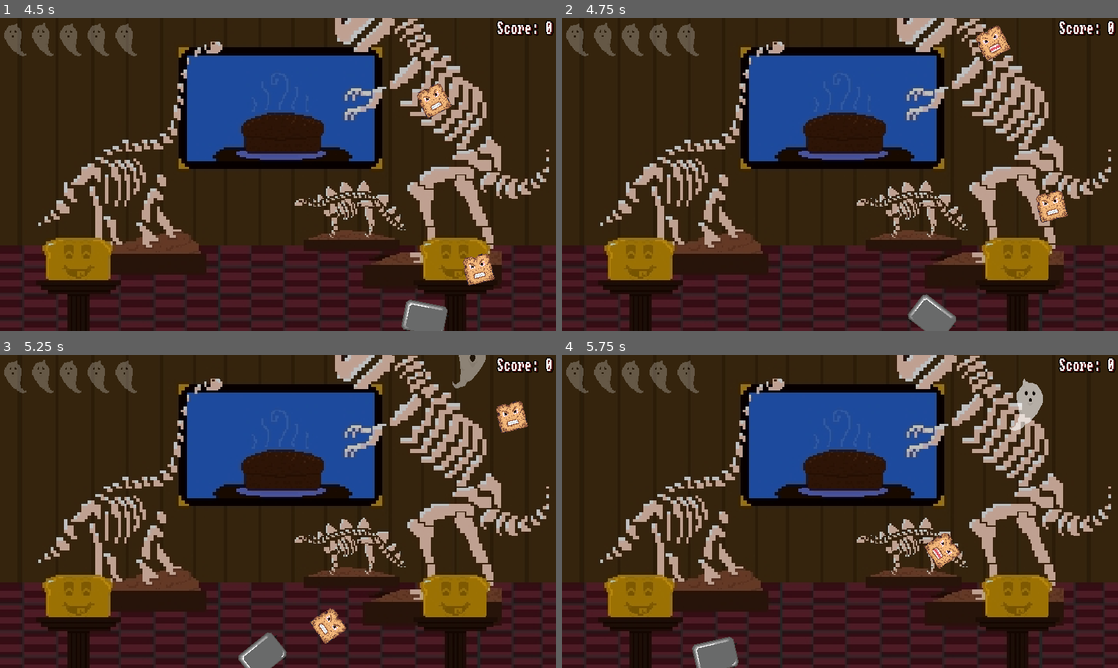
Above: before the commit, frames 1-4 (two rows, left to right).
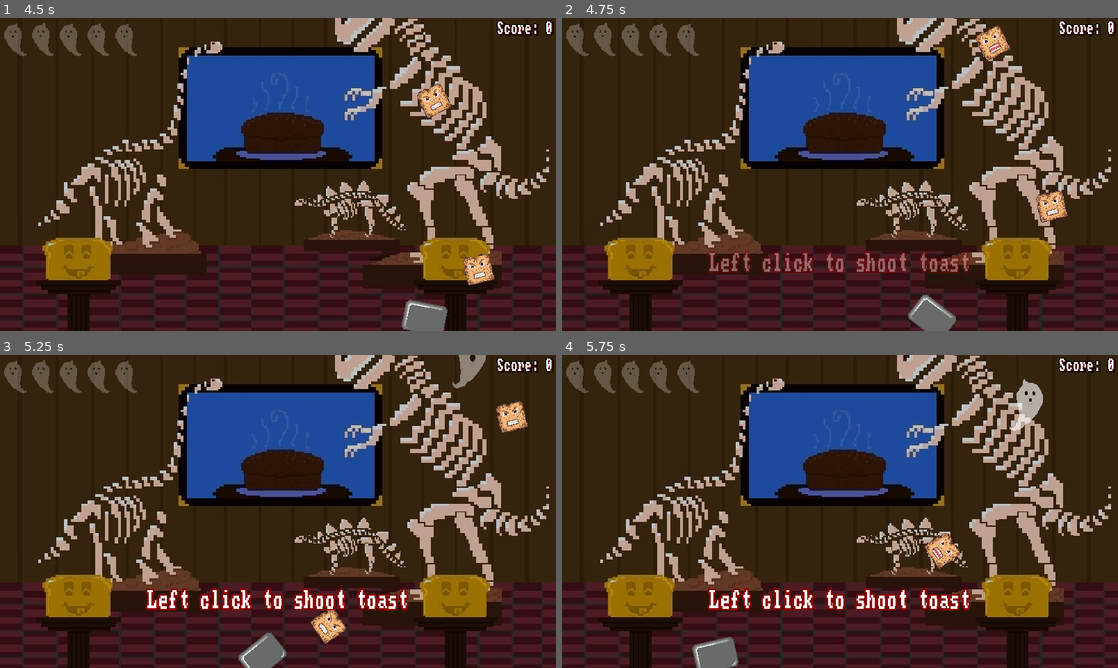
Above: after the commit, the same moments.

Repository: nisovin/GhostsHateToast
Game: Godot game, scene res://MainMenu.tscn
Same seed, same stepped clock (60 frames per second), same inputs: the game is played once before the commit and once after it.
Inputs (mouse positions are in pixels of both pictures, inside the frame that each line leads up to):
- Up to frame 1 (4.5 s): click "Play" at 0.5 s; tap Enter at 1.25 s; move the mouse to (400, 158) at 1.27 s; hold D (move_right) 1.28-2.03 s; hold Space (fire) 1.28-2.03 s; move the mouse to (166, 190) at 2.02 s; hold A (move_left) 2.03-2.78 s; tap Z at 2.1, 3.6 s; move the mouse to (333, 105) at 2.77 s; hold Space (fire) 2.78-3.53 s; hold D (move_right) 2.78-4.28 s; move the mouse to (250, 237) at 3.52 s; move the mouse to (444, 221) at 4.27 s; hold A (move_left) from 4.28 s (still down); hold Space (fire) from 4.28 s (still down)
- Up to frame 2 (4.75 s): keep holding A (move_left); keep holding Space (fire)
- Up to frame 3 (5.25 s): keep holding A (move_left); tap Enter at 5 s; move the mouse to (111, 464) at 5.02 s; release Space (fire) at 5.03 s; tap Z at 5.1 s
- Up to frame 4 (5.75 s): keep holding A (move_left)

Frame 1 is identical in both runs. In frame 2, 1.6% of the frame differs, in the area x 26-74%, y 74-82%; in frame 3, 2.2%; in frame 4, 2.2%.

Commit message:
Small post-release updates

Diff:
--- a/project/G.gd
+++ b/project/G.gd
@@ -47,7 +47,7 @@
 	{ "id": "rapid_fire", "weight": 8, "name": "Quick Toast", "duration": 15 },
 	{ "id": "four_slot", "weight": 2, "name": "Quad Slot Toaster", "duration": 10 },
 	{ "id": "splitter", "weight": 5, "name": "Splitter Toast", "duration": 10 },
-	{ "id": "dense", "weight": 6, "name": "Bagels", "duration": 12 }
+	{ "id": "dense", "weight": 6, "name": "Bagels (Double Damage)", "duration": 12 }
 ]
 
 const cheatcode_database = [
--- a/project/Ghost.gd
+++ b/project/Ghost.gd
@@ -40,14 +40,14 @@
 	var options = []
 	var total = 0
 	for g in G.ghost_database:
-		if not g.has("after") or g.after <= count:
+		if g.next <= count:
 			options.push_back(g)
 			total += g.weight
 	var r = randf() * total
 	for g in options:
 		if r < g.weight:
 			if g.has("cd") and g.cd > 0:
-				g.after = count + g.cd
+				g.next = count + g.cd
 			return g
 		else:
 			r -= g.weight
--- a/project/Level.gd
+++ b/project/Level.gd
@@ -13,6 +13,8 @@
 var cheats_used = false
 var gameover = false
 
+var first_drop = true
+
 var cheatcode = ""
 
 func _ready():
@@ -20,6 +22,19 @@
 	$SpawnTimer.start(interval)
 	if OS.has_feature("HTML5"):
 		$CanvasLayer/Pause/VBoxContainer/Quit.queue_free()
+	for g in G.ghost_database:
+		if g.has("after"):
+			g.next = g.after
+		else:
+			g.next = 0
+
+func show_help(text, duration = 5):
+	var label = $CanvasLayer/TutorialLabel
+	var tween = $CanvasLayer/TutorialLabel/Tween
+	label.text = text
+	tween.interpolate_property(label, "modulate", Color.transparent, Color.white, 0.5)
+	tween.interpolate_property(label, "modulate", Color.white, Color.transparent, 0.5, Tween.TRANS_LINEAR, Tween.EASE_IN, duration)
+	tween.start()
 
 func _unhandled_input(event):
 	if event.is_action_pressed("pause"):
@@ -46,6 +61,10 @@
 	ghost.offset = 0
 	ghost.connect("died", self, "_on_ghost_die")
 	$SpawnTimer.start(rand_range(interval * 0.7, interval * 1.2))
+	if ghost_count == 1 and G.save_data.high_score == 0:
+		show_help("Left click to shoot toast")
+		yield(get_tree().create_timer(10), "timeout")
+		show_help("Use A and D to move")
 
 func _on_DifficultyTimer_timeout():
 	ghost_health_multiplier += 0.1
@@ -84,6 +103,9 @@
 	powerup.init(player.powerups, get_tree().get_nodes_in_group("powerup"))
 	powerup.position = position
 	$ToastHolder.call_deferred("add_child", powerup)
+	if first_drop and G.save_data.high_score == 0:
+		first_drop = false
+		show_help("Collect the falling ectoplasm for a powerup")
 
 func _on_DeathZone_area_entered(area):
 	if area.is_in_group("trigger"):
--- a/project/Level.tscn
+++ b/project/Level.tscn
@@ -53,6 +53,12 @@
 outline_size = 2
 outline_color = Color( 0.152941, 0.152941, 0.152941, 1 )
 extra_spacing_char = 5
+font_data = ExtResource( 5 )
+
+[sub_resource type="DynamicFont" id=10]
+size = 24
+outline_size = 2
+outline_color = Color( 0.537255, 0, 0, 1 )
 font_data = ExtResource( 5 )
 
 [node name="Level" type="Node2D"]
@@ -260,6 +266,22 @@
 "_edit_use_anchors_": false
 }
 
+[node name="TutorialLabel" type="Label" parent="CanvasLayer"]
+modulate = Color( 1, 1, 1, 0 )
+anchor_top = 1.0
+anchor_right = 1.0
+anchor_bottom = 1.0
+margin_top = -90.0
+margin_bottom = -76.0
+custom_fonts/font = SubResource( 10 )
+text = "Help Text"
+align = 1
+__meta__ = {
+"_edit_use_anchors_": false
+}
+
+[node name="Tween" type="Tween" parent="CanvasLayer/TutorialLabel"]
+
 [node name="LeftLauncher" type="Position2D" parent="."]
 position = Vector2( 10.0649, 349.623 )
 
Not shown: 1 places in project/Level.tscn that only renumber resources
